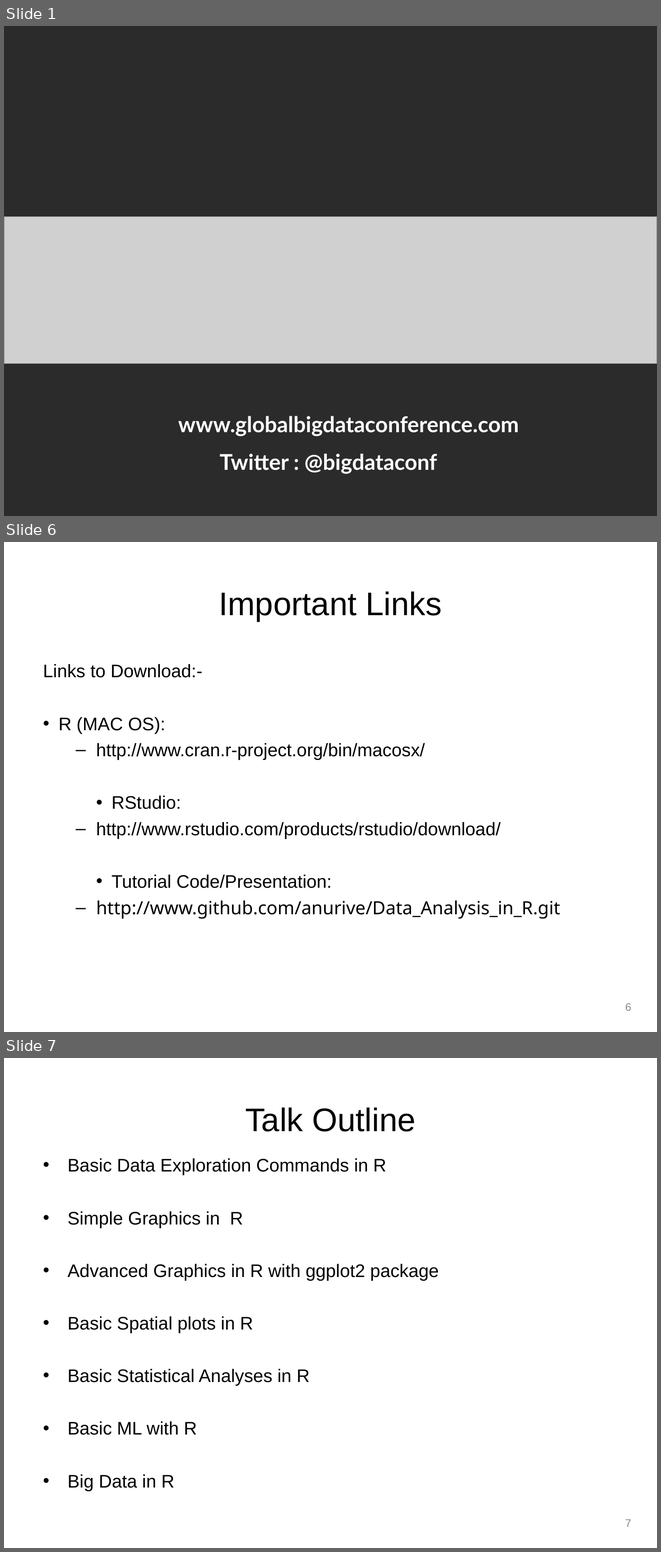
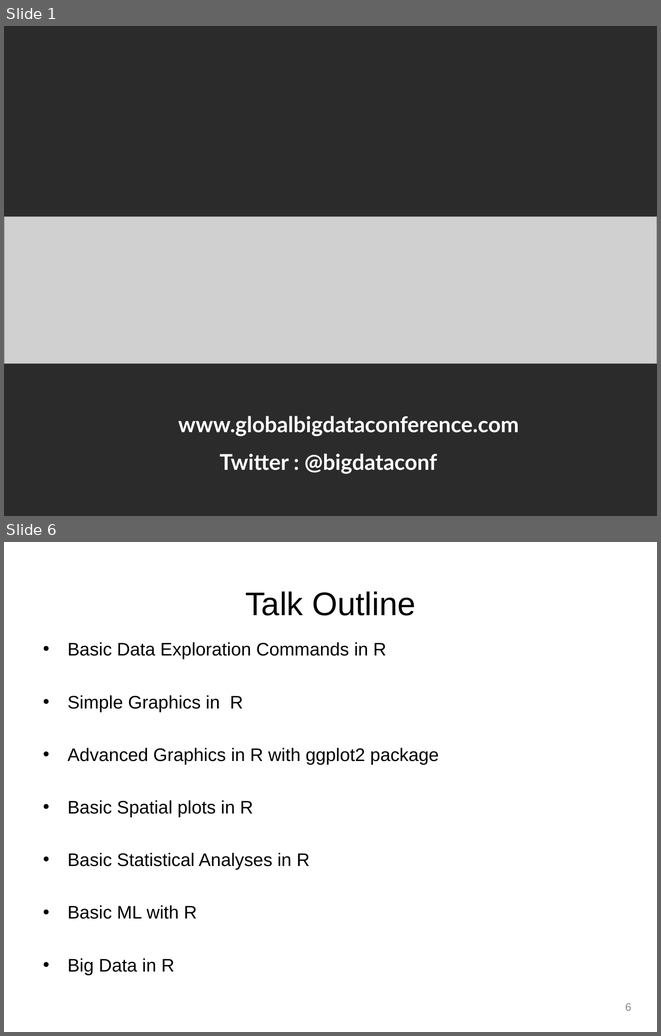
Before and after one commit to perrajuv/Data_Analysis_in_R, a slide deck: R_Tutorial/presentation/R_Tutorial.ppt. Shown one above the other, each under a label of ours: slides 1, 6 and 7 before the commit, slides 1 and 6 after it; the slides between them are not shown. The pictures are 661x1552 and 661x1036 pixels, drawn with LibreOffice and Linux fonts; fonts in the diff are those of the drawing; grey boxes stand for pictures; background and template pictures are left out; a plain dark background stands for a picture behind light text. Boxes give left, top, right and bottom in pixels: in the first picture for what was removed or moved away, otherwise in the second. Text is boxed around its words. In the diff, an @@ line names an element or a change of style, - is before the commit and + after.

```diff
--- a/R_Tutorial/presentation/R_Tutorial.ppt
+++ b/R_Tutorial/presentation/R_Tutorial.ppt
@@ slide 6 removed at (4,542,657,1032), background #FFFFFF @@
@@ title removed at (219,591,442,622) @@
-Important Links
@@ text removed at (43,664,560,919) @@
-Links to Download:-
-• R (MAC OS):
-  – http://www.cran.r-project.org/bin/macosx/
-• RStudio:
-  – http://www.rstudio.com/products/rstudio/download/
-• Tutorial Code/Presentation:
-  – http://www.github.com/anurive/Data_Analysis_in_R.git
@@ page number removed at (625,1003,631,1011) @@
-6
@@ what was slide 7 is now slide 6 @@
@@ page number at (625,1003,631,1011): text changed @@
-7
+6
```
Also in this commit, not shown: 7 slides changed, 1 other file.
